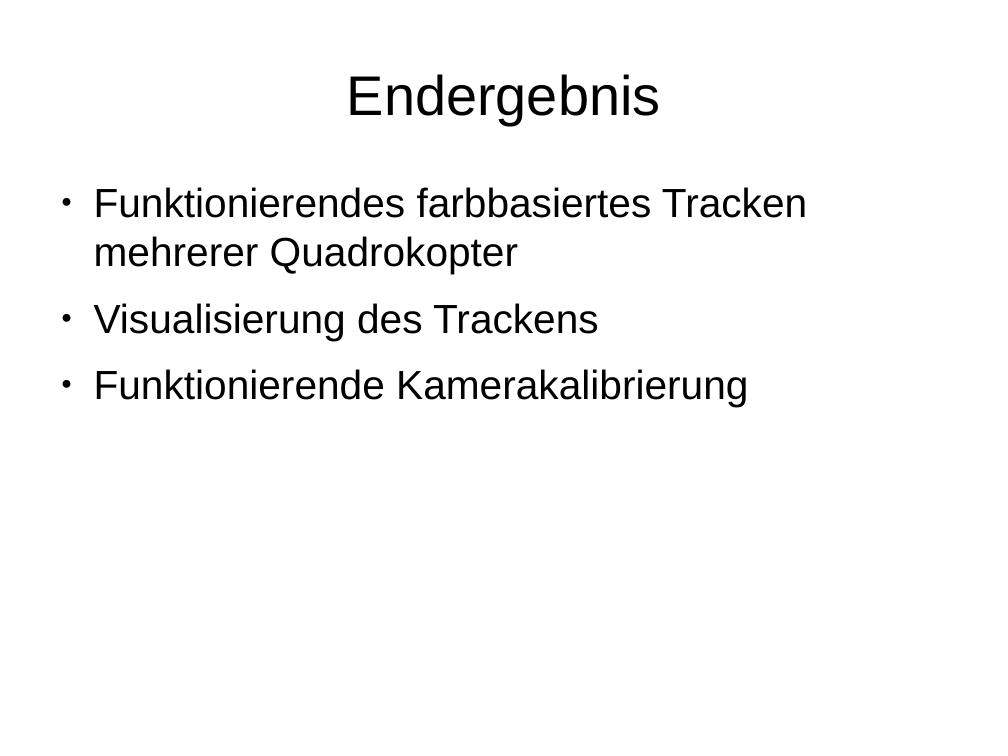
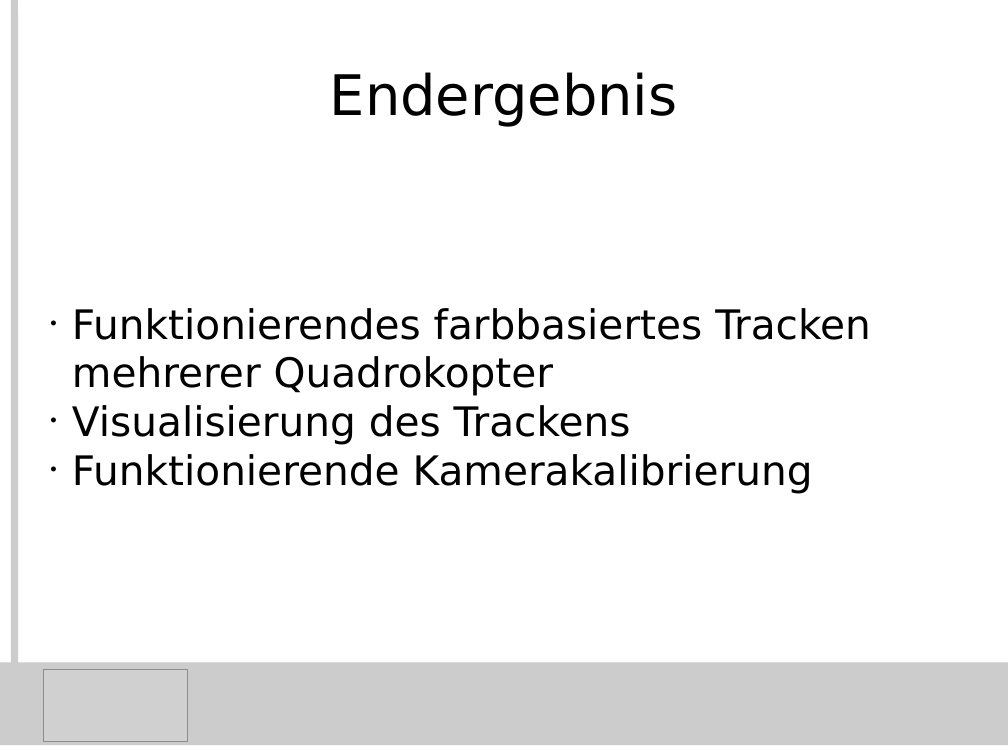
Before and after one commit to KITrokopter/Presentation, a slide deck: slide 4 of camera_module/Folien Kameramodul.odp. Drawn at 1008x756 pixels with LibreOffice and Linux fonts; fonts in the diff are those of the drawing; grey boxes stand for pictures. Boxes give left, top, right and bottom in pixels: in the first picture for what was removed or moved away, otherwise in the second. Text is boxed around its words. In the diff, an @@ line names an element or a change of style, - is before the commit and + after.

```diff
--- a/camera_module/Folien Kameramodul.odp
+++ b/camera_module/Folien Kameramodul.odp
@@ line added from (15, 0) to (15, 735), #CCCCCC 5.67 pt @@
@@ title "Endergebnis" at (x1=330, y1=72, x2=678, y2=127): font Arial to DejaVu Sans @@
@@ subtitle "Funktionierendes farbbasiertes Tracken mehrerer Quadrokopter" at (x1=72, y1=308, x2=871, y2=494): font Arial to DejaVu Sans; bullet ● to •; less space between paragraphs; vertical alignment top to middle @@
@@ rectangle added at (x1=0, y1=662, x2=1008, y2=745), fill #CCCCCC @@
@@ picture added at (x1=43, y1=670, x2=187, y2=742) @@
```
Also in this commit, not shown: 3 other slides changed, 1 other file.
